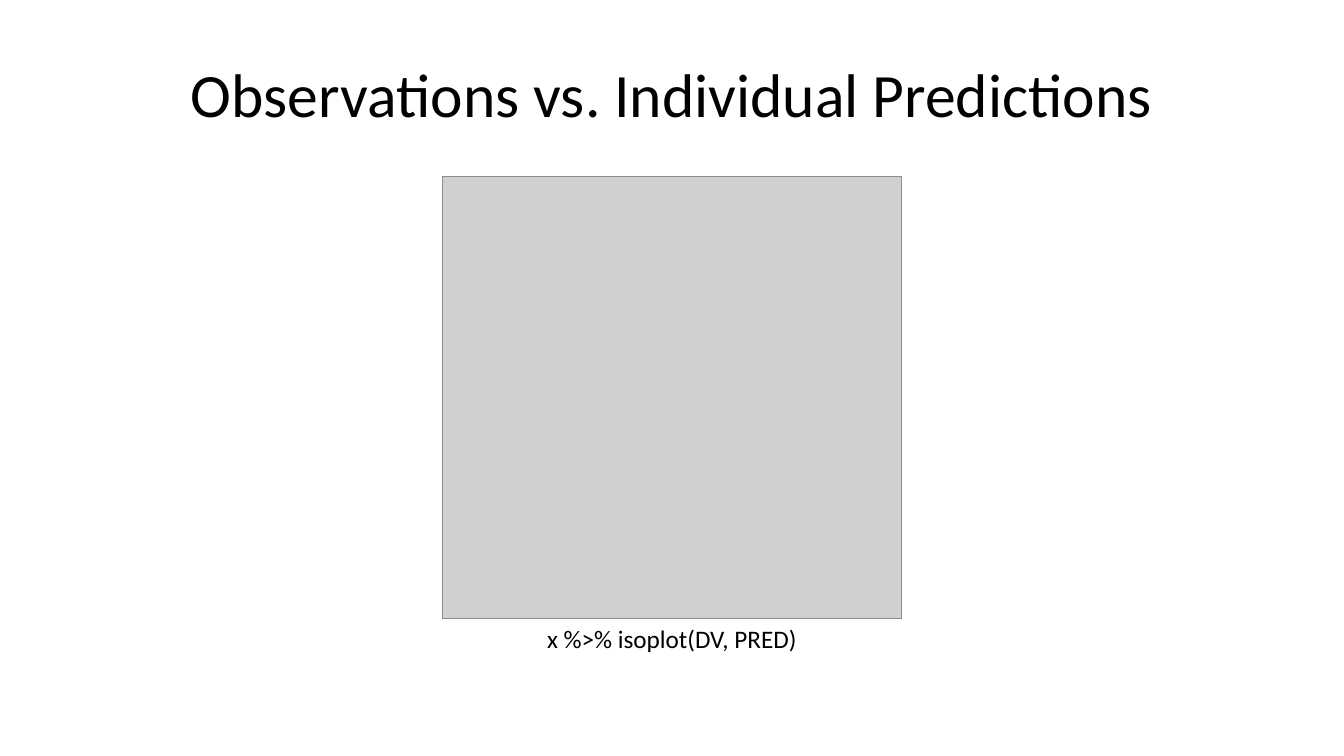
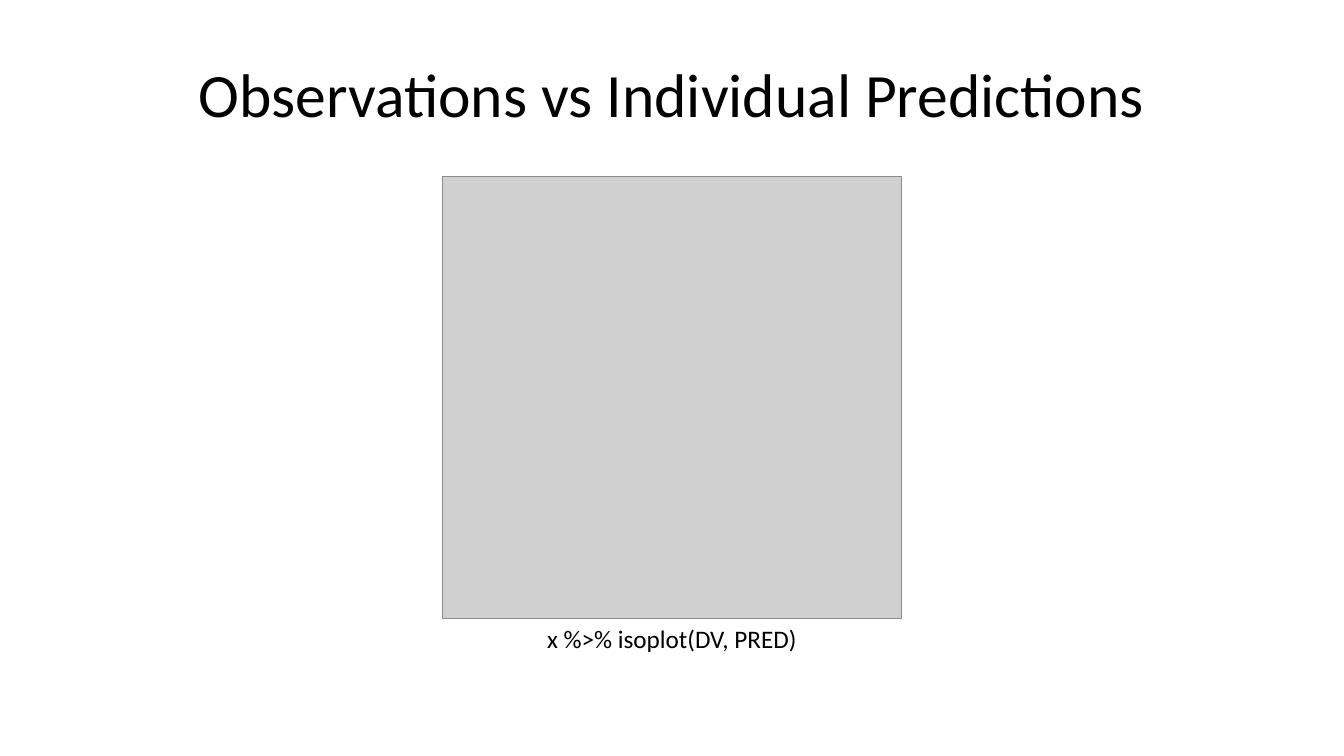
Before and after one commit to bergsmat/yamlet, a slide deck: slide 4 of inst/extdata/modeling/diagnostics.pptx. Drawn at 1344x756 pixels with LibreOffice and Linux fonts; fonts in the diff are those of the drawing; grey boxes stand for pictures. Boxes give left, top, right and bottom in pixels: in the first picture for what was removed or moved away, otherwise in the second. Text is boxed around its words. In the diff, an @@ line names an element or a change of style, - is before the commit and + after.

```diff
--- a/inst/extdata/modeling/diagnostics.pptx
+++ b/inst/extdata/modeling/diagnostics.pptx
@@ title at (199,74,1144,118): text changed @@
-Observations vs. Individual Predictions
+Observations vs Individual Predictions
```
Also in this commit, not shown: 7 other slides changed, 5 slides added, 19 other files.
